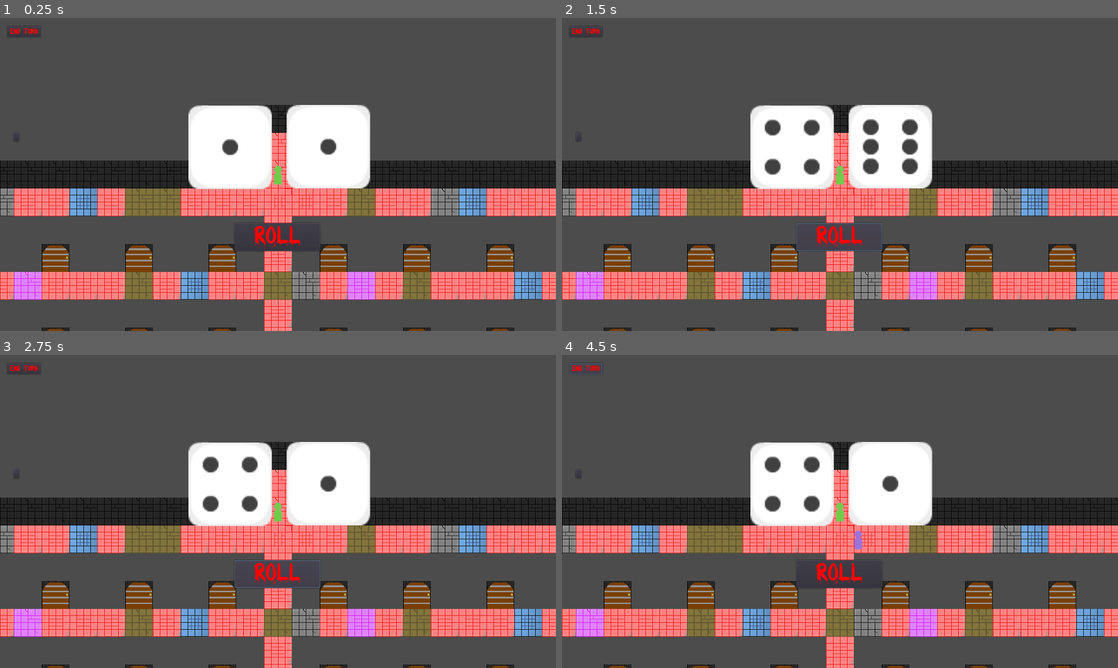
Above: before the commit, frames 1-4 (two rows, left to right).
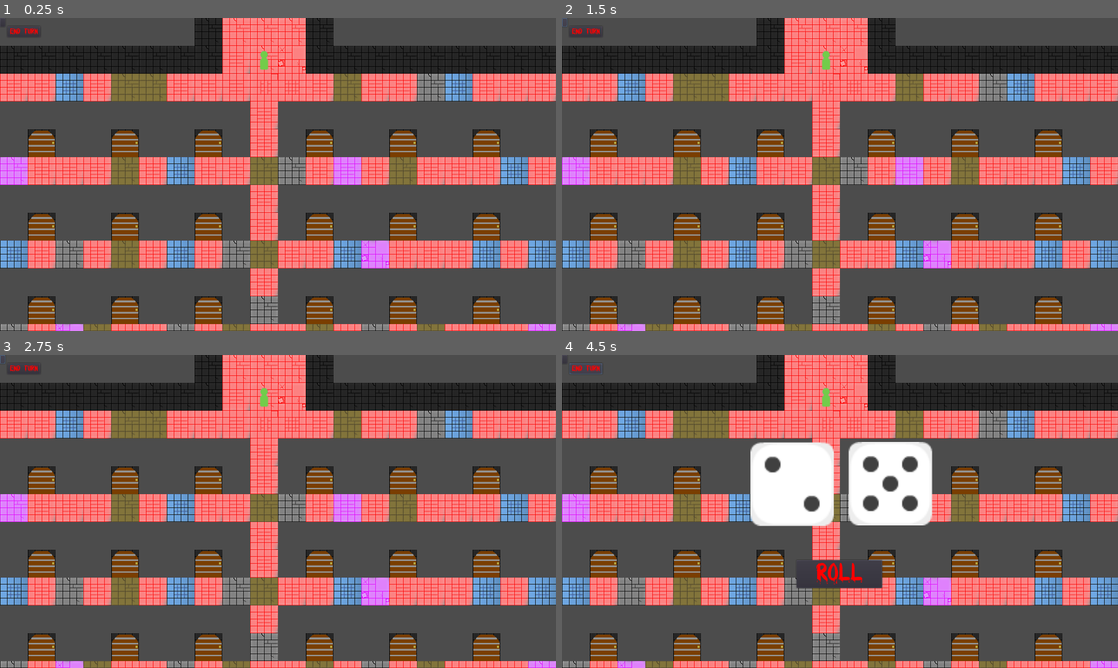
Above: after the commit, the same moments.

Repository: 44351-w22/protech-adaptation-game-sounds-good-studios
Game: Godot game, scene res://World.tscn
Same seed, same stepped clock (60 frames per second), same inputs: the game is played once before the commit and once after it.
Inputs (mouse positions are in pixels of both pictures, inside the frame that each line leads up to; where the layout moved, square brackets give the same spot in the first picture):
- Up to frame 1 (0.25 s): no input
- Up to frame 2 (1.5 s): click (578, 136) at 0.52 s; click (562, 21) [840, 237] at 1.25 s
- Up to frame 3 (2.75 s): hold Right (ui_right) from 2.03 s (still down)
- Up to frame 4 (4.5 s): release Right (ui_right) at 2.75 s; click "End Turn" at 2.75 s; hold Down (ui_down) 3.53-4.28 s; tap Enter at 4.25 s; hold Right (ui_right) from 4.28 s (still down)

The runs differ from the first frame. In frame 1, 71% of the frame differs, in the area x 0-100%, y 0-100%; in frame 2, 71%; in frame 3, 71%; in frame 4, 63%.
Error after the commit: Attempt to call function 'get_parent' in base 'null instance' on a null instance. (res://World.gd:36)

Commit message:
Began work on Keys for Mazes

Diff:
--- a/World.tscn
+++ b/World.tscn
@@ -7,15 +7,491 @@
 [ext_resource path="res://Dice_Roller.tscn" type="PackedScene" id=5]
 [ext_resource path="res://assets/BLOODY.TTF" type="DynamicFontData" id=6]
 [ext_resource path="res://OutSideTileMap.tscn" type="PackedScene" id=7]
-
-[sub_resource type="DynamicFont" id=1]
+[ext_resource path="res://assets/Tiles/Black Room.png" type="Texture" id=8]
+[ext_resource path="res://assets/dice/dieWhite5.png" type="Texture" id=9]
+[ext_resource path="res://assets/dice/dieWhite2.png" type="Texture" id=10]
+[ext_resource path="res://assets/Tiles/Light Gray Brick Floor.png" type="Texture" id=11]
+[ext_resource path="res://assets/Tiles/Yellow Brick Floor.png" type="Texture" id=12]
+[ext_resource path="res://assets/Tiles/Red Brick Floor.png" type="Texture" id=13]
+[ext_resource path="res://assets/Tiles/Pale Blue Brick Floor.png" type="Texture" id=14]
+[ext_resource path="res://assets/Tiles/Purple Brick Floor.png" type="Texture" id=15]
+[ext_resource path="res://Tiles.gd" type="Script" id=16]
+[ext_resource path="res://assets/Door/Door2.png" type="Texture" id=17]
+[ext_resource path="res://assets/Door/MasterDoor.png" type="Texture" id=18]
+[ext_resource path="res://Dice_Roller.gd" type="Script" id=19]
+[ext_resource path="res://Player.gd" type="Script" id=20]
+[ext_resource path="res://assets/players/pieceBlue_single18.png" type="Texture" id=21]
+[ext_resource path="res://assets/players/piecePurple_single01.png" type="Texture" id=22]
+[ext_resource path="res://assets/players/pieceWhite_single00.png" type="Texture" id=23]
+[ext_resource path="res://assets/players/pieceGreen_single00.png" type="Texture" id=24]
+
+[sub_resource type="ConvexPolygonShape2D" id=8]
+points = PoolVector2Array( 0, 0, 64, 0, 64, 64, 0, 64 )
+
+[sub_resource type="ConvexPolygonShape2D" id=9]
+points = PoolVector2Array( 0, 0, 64, 0, 64, 64, 0, 64 )
+
+[sub_resource type="ConvexPolygonShape2D" id=10]
+points = PoolVector2Array( 0, 0, 64, 0, 64, 64, 0, 64 )
+
+[sub_resource type="ConvexPolygonShape2D" id=11]
+points = PoolVector2Array( 0, 0, 64, 0, 64, 64, 0, 64 )
+
+[sub_resource type="ConvexPolygonShape2D" id=12]
+points = PoolVector2Array( 0, 0, 64, 0, 64, 64, 0, 64 )
+
+[sub_resource type="ConvexPolygonShape2D" id=13]
+points = PoolVector2Array( 0, 0, 64, 0, 64, 64, 0, 64 )
+
+[sub_resource type="ConvexPolygonShape2D" id=14]
+points = PoolVector2Array( 0, 0, 64, 0, 64, 64, 0, 64 )
+
+[sub_resource type="ConvexPolygonShape2D" id=15]
+points = PoolVector2Array( 0, 0, 64, 0, 64, 64, 0, 64 )
+
+[sub_resource type="ConvexPolygonShape2D" id=16]
+points = PoolVector2Array( 0, 0, 64, 0, 64, 64, 0, 64 )
+
+[sub_resource type="ConvexPolygonShape2D" id=17]
+points = PoolVector2Array( 0, 0, 64, 0, 64, 64, 0, 64 )
+
+[sub_resource type="ConvexPolygonShape2D" id=18]
+points = PoolVector2Array( 0, 0, 64, 0, 64, 64, 0, 64 )
+
+[sub_resource type="ConvexPolygonShape2D" id=19]
+points = PoolVector2Array( 0, 0, 64, 0, 64, 64, 0, 64 )
+
+[sub_resource type="ConvexPolygonShape2D" id=20]
+points = PoolVector2Array( 0, 0, 64, 0, 64, 64, 0, 64 )
+
+[sub_resource type="ConvexPolygonShape2D" id=21]
+points = PoolVector2Array( 0, 0, 64, 0, 64, 64, 0, 64 )
+
+[sub_resource type="ConvexPolygonShape2D" id=22]
+points = PoolVector2Array( 0, 0, 64, 0, 64, 64, 0, 64 )
+
+[sub_resource type="ConvexPolygonShape2D" id=23]
+points = PoolVector2Array( 0, 0, 64, 0, 64, 64, 0, 64 )
+
+[sub_resource type="ConvexPolygonShape2D" id=24]
+points = PoolVector2Array( 0, 0, 64, 0, 64, 64, 0, 64 )
+
+[sub_resource type="ConvexPolygonShape2D" id=25]
+points = PoolVector2Array( 0, 0, 64, 0, 64, 64, 0, 64 )
+
+[sub_resource type="ConvexPolygonShape2D" id=26]
+points = PoolVector2Array( 0, 0, 64, 0, 64, 64, 0, 64 )
+
+[sub_resource type="ConvexPolygonShape2D" id=27]
+points = PoolVector2Array( 0, 0, 64, 0, 64, 64, 0, 64 )
+
+[sub_resource type="ConvexPolygonShape2D" id=28]
+points = PoolVector2Array( 0, 0, 64, 0, 64, 64, 0, 64 )
+
+[sub_resource type="ConvexPolygonShape2D" id=29]
+points = PoolVector2Array( 0, 0, 64, 0, 64, 64, 0, 64 )
+
+[sub_resource type="ConvexPolygonShape2D" id=30]
+points = PoolVector2Array( 0, 0, 64, 0, 64, 64, 0, 64 )
+
+[sub_resource type="ConvexPolygonShape2D" id=31]
+points = PoolVector2Array( 0, 0, 64, 0, 64, 64, 0, 64 )
+
+[sub_resource type="TileSet" id=1]
+0/name = "Light Gray Brick Floor.png 0"
+0/texture = ExtResource( 11 )
+0/tex_offset = Vector2( 0, 0 )
+0/modulate = Color( 1, 1, 1, 1 )
+0/region = Rect2( 0, 0, 128, 192 )
+0/tile_mode = 2
+0/autotile/icon_coordinate = Vector2( 0, 0 )
+0/autotile/tile_size = Vector2( 64, 64 )
+0/autotile/spacing = 0
+0/autotile/occluder_map = [  ]
+0/autotile/navpoly_map = [  ]
+0/autotile/priority_map = [  ]
+0/autotile/z_index_map = [  ]
+0/occluder_offset = Vector2( 0, 0 )
+0/navigation_offset = Vector2( 0, 0 )
+0/shape_offset = Vector2( 0, 0 )
+0/shape_transform = Transform2D( 1, 0, 0, 1, 0, 0 )
+0/shape = SubResource( 8 )
+0/shape_one_way = false
+0/shape_one_way_margin = 1.0
+0/shapes = [ {
+"autotile_coord": Vector2( 0, 0 ),
+"one_way": false,
+"one_way_margin": 1.0,
+"shape": SubResource( 8 ),
+"shape_transform": Transform2D( 1, 0, 0, 1, 0, 0 )
+}, {
+"autotile_coord": Vector2( 1, 0 ),
+"one_way": false,
+"one_way_margin": 1.0,
+"shape": SubResource( 9 ),
+"shape_transform": Transform2D( 1, 0, 0, 1, 0, 0 )
+}, {
+"autotile_coord": Vector2( 0, 1 ),
+"one_way": false,
+"one_way_margin": 1.0,
+"shape": SubResource( 10 ),
+"shape_transform": Transform2D( 1, 0, 0, 1, 0, 0 )
+}, {
+"autotile_coord": Vector2( 1, 1 ),
+"one_way": false,
+"one_way_margin": 1.0,
+"shape": SubResource( 11 ),
+"shape_transform": Transform2D( 1, 0, 0, 1, 0, 0 )
+}, {
+"autotile_coord": Vector2( 0, 2 ),
+"one_way": false,
+"one_way_margin": 1.0,
+"shape": SubResource( 12 ),
+"shape_transform": Transform2D( 1, 0, 0, 1, 0, 0 )
+}, {
+"autotile_coord": Vector2( 1, 2 ),
+"one_way": false,
+"one_way_margin": 1.0,
+"shape": SubResource( 13 ),
+"shape_transform": Transform2D( 1, 0, 0, 1, 0, 0 )
+} ]
+0/z_index = 0
+1/name = "Pale Blue Brick Floor.png 1"
+1/texture = ExtResource( 14 )
+1/tex_offset = Vector2( 0, 0 )
+1/modulate = Color( 1, 1, 1, 1 )
+1/region = Rect2( 0, 0, 128, 192 )
+1/tile_mode = 2
+1/autotile/icon_coordinate = Vector2( 0, 0 )
+1/autotile/tile_size = Vector2( 64, 64 )
+1/autotile/spacing = 0
+1/autotile/occluder_map = [  ]
+1/autotile/navpoly_map = [  ]
+1/autotile/priority_map = [  ]
+1/autotile/z_index_map = [  ]
+1/occluder_offset = Vector2( 0, 0 )
+1/navigation_offset = Vector2( 0, 0 )
+1/shape_offset = Vector2( 0, 0 )
+1/shape_transform = Transform2D( 1, 0, 0, 1, 0, 0 )
+1/shape = SubResource( 14 )
+1/shape_one_way = false
+1/shape_one_way_margin = 1.0
+1/shapes = [ {
+"autotile_coord": Vector2( 1, 2 ),
+"one_way": false,
+"one_way_margin": 1.0,
+"shape": SubResource( 14 ),
+"shape_transform": Transform2D( 1, 0, 0, 1, 0, 0 )
+}, {
+"autotile_coord": Vector2( 1, 0 ),
+"one_way": false,
+"one_way_margin": 1.0,
+"shape": SubResource( 15 ),
+"shape_transform": Transform2D( 1, 0, 0, 1, 0, 0 )
+}, {
+"autotile_coord": Vector2( 0, 0 ),
+"one_way": false,
+"one_way_margin": 1.0,
+"shape": SubResource( 16 ),
+"shape_transform": Transform2D( 1, 0, 0, 1, 0, 0 )
+}, {
+"autotile_coord": Vector2( 0, 1 ),
+"one_way": false,
+"one_way_margin": 1.0,
+"shape": SubResource( 17 ),
+"shape_transform": Transform2D( 1, 0, 0, 1, 0, 0 )
+}, {
+"autotile_coord": Vector2( 1, 1 ),
+"one_way": false,
+"one_way_margin": 1.0,
+"shape": SubResource( 18 ),
+"shape_transform": Transform2D( 1, 0, 0, 1, 0, 0 )
+}, {
+"autotile_coord": Vector2( 0, 2 ),
+"one_way": false,
+"one_way_margin": 1.0,
+"shape": SubResource( 19 ),
+"shape_transform": Transform2D( 1, 0, 0, 1, 0, 0 )
+} ]
+1/z_index = 0
+2/name = "Purple Brick Floor.png 2"
+2/texture = ExtResource( 15 )
+2/tex_offset = Vector2( 0, 0 )
+2/modulate = Color( 1, 1, 1, 1 )
+2/region = Rect2( 0, 0, 128, 192 )
+2/tile_mode = 2
+2/autotile/icon_coordinate = Vector2( 0, 0 )
+2/autotile/tile_size = Vector2( 64, 64 )
+2/autotile/spacing = 0
+2/autotile/occluder_map = [  ]
+2/autotile/navpoly_map = [  ]
+2/autotile/priority_map = [  ]
+2/autotile/z_index_map = [  ]
+2/occluder_offset = Vector2( 0, 0 )
+2/navigation_offset = Vector2( 0, 0 )
+2/shape_offset = Vector2( 0, 0 )
+2/shape_transform = Transform2D( 1, 0, 0, 1, 0, 0 )
+2/shape = SubResource( 20 )
+2/shape_one_way = false
+2/shape_one_way_margin = 1.0
+2/shapes = [ {
+"autotile_coord": Vector2( 0, 2 ),
+"one_way": false,
+"one_way_margin": 1.0,
+"shape": SubResource( 20 ),
+"shape_transform": Transform2D( 1, 0, 0, 1, 0, 0 )
+}, {
+"autotile_coord": Vector2( 1, 2 ),
+"one_way": false,
+"one_way_margin": 1.0,
+"shape": SubResource( 21 ),
+"shape_transform": Transform2D( 1, 0, 0, 1, 0, 0 )
+}, {
+"autotile_coord": Vector2( 0, 1 ),
+"one_way": false,
+"one_way_margin": 1.0,
+"shape": SubResource( 22 ),
+"shape_transform": Transform2D( 1, 0, 0, 1, 0, 0 )
+}, {
+"autotile_coord": Vector2( 1, 1 ),
+"one_way": false,
+"one_way_margin": 1.0,
+"shape": SubResource( 23 ),
+"shape_transform": Transform2D( 1, 0, 0, 1, 0, 0 )
+}, {
+"autotile_coord": Vector2( 1, 0 ),
+"one_way": false,
+"one_way_margin": 1.0,
+"shape": SubResource( 24 ),
+"shape_transform": Transform2D( 1, 0, 0, 1, 0, 0 )
+}, {
+"autotile_coord": Vector2( 0, 0 ),
+"one_way": false,
+"one_way_margin": 1.0,
+"shape": SubResource( 25 ),
+"shape_transform": Transform2D( 1, 0, 0, 1, 0, 0 )
+} ]
+2/z_index = 0
+3/name = "Red Brick Floor.png 3"
+3/texture = ExtResource( 13 )
+3/tex_offset = Vector2( 0, 0 )
+3/modulate = Color( 1, 1, 1, 1 )
+3/region = Rect2( 0, 0, 128, 192 )
+3/tile_mode = 2
+3/autotile/icon_coordinate = Vector2( 0, 0 )
+3/autotile/tile_size = Vector2( 64, 64 )
+3/autotile/spacing = 0
+3/autotile/occluder_map = [  ]
+3/autotile/navpoly_map = [  ]
+3/autotile/priority_map = [  ]
+3/autotile/z_index_map = [  ]
+3/occluder_offset = Vector2( 0, 0 )
+3/navigation_offset = Vector2( 0, 0 )
+3/shape_offset = Vector2( 0, 0 )
+3/shape_transform = Transform2D( 1, 0, 0, 1, 0, 0 )
+3/shape_one_way = false
+3/shape_one_way_margin = 0.0
+3/shapes = [  ]
+3/z_index = 0
+4/name = "Yellow Brick Floor.png 4"
+4/texture = ExtResource( 12 )
+4/tex_offset = Vector2( 0, 0 )
+4/modulate = Color( 1, 1, 1, 1 )
+4/region = Rect2( 0, 0, 64, 64 )
+4/tile_mode = 2
+4/autotile/icon_coordinate = Vector2( 0, 0 )
+4/autotile/tile_size = Vector2( 64, 64 )
+4/autotile/spacing = 0
+4/autotile/occluder_map = [  ]
+4/autotile/navpoly_map = [  ]
+4/autotile/priority_map = [  ]
+4/autotile/z_index_map = [  ]
+4/occluder_offset = Vector2( 0, 0 )
+4/navigation_offset = Vector2( 0, 0 )
+4/shape_offset = Vector2( 0, 0 )
+4/shape_transform = Transform2D( 1, 0, 0, 1, 0, 0 )
+4/shape = SubResource( 26 )
+4/shape_one_way = false
+4/shape_one_way_margin = 1.0
+4/shapes = [ {
+"autotile_coord": Vector2( 0, 0 ),
+"one_way": false,
+"one_way_margin": 1.0,
+"shape": SubResource( 26 ),
+"shape_transform": Transform2D( 1, 0, 0, 1, 0, 0 )
+}, {
+"autotile_coord": Vector2( 1, 0 ),
+"one_way": false,
+"one_way_margin": 1.0,
+"shape": SubResource( 27 ),
+"shape_transform": Transform2D( 1, 0, 0, 1, 0, 0 )
+}, {
+"autotile_coord": Vector2( 0, 1 ),
+"one_way": false,
+"one_way_margin": 1.0,
+"shape": SubResource( 28 ),
+"shape_transform": Transform2D( 1, 0, 0, 1, 0, 0 )
+}, {
+"autotile_coord": Vector2( 1, 1 ),
+"one_way": false,
+"one_way_margin": 1.0,
+"shape": SubResource( 29 ),
+"shape_transform": Transform2D( 1, 0, 0, 1, 0, 0 )
+}, {
+"autotile_coord": Vector2( 1, 2 ),
+"one_way": false,
+"one_way_margin": 1.0,
+"shape": SubResource( 30 ),
+"shape_transform": Transform2D( 1, 0, 0, 1, 0, 0 )
+}, {
+"autotile_coord": Vector2( 0, 2 ),
+"one_way": false,
+"one_way_margin": 1.0,
+"shape": SubResource( 31 ),
+"shape_transform": Transform2D( 1, 0, 0, 1, 0, 0 )
+} ]
+4/z_index = 0
+
+[sub_resource type="TileSet" id=32]
+0/name = "Door2.png 0"
+0/texture = ExtResource( 17 )
+0/tex_offset = Vector2( 0, 0 )
+0/modulate = Color( 1, 1, 1, 1 )
+0/region = Rect2( 0, 0, 64, 64 )
+0/tile_mode = 0
+0/occluder_offset = Vector2( 0, 0 )
+0/navigation_offset = Vector2( 0, 0 )
+0/shape_offset = Vector2( 0, 0 )
+0/shape_transform = Transform2D( 1, 0, 0, 1, 0, 0 )
+0/shape_one_way = false
+0/shape_one_way_margin = 0.0
+0/shapes = [  ]
+0/z_index = 0
+1/name = "MasterDoor.png 1"
+1/texture = ExtResource( 18 )
+1/tex_offset = Vector2( 0, 0 )
+1/modulate = Color( 1, 1, 1, 1 )
+1/region = Rect2( 0, 0, 192, 192 )
+1/tile_mode = 0
+1/occluder_offset = Vector2( 0, 0 )
+1/navigation_offset = Vector2( 0, 0 )
+1/shape_offset = Vector2( 0, 0 )
+1/shape_transform = Transform2D( 1, 0, 0, 1, 0, 0 )
+1/shape_one_way = false
+1/shape_one_way_margin = 0.0
+1/shapes = [  ]
+1/z_index = 0
+
+[sub_resource type="RectangleShape2D" id=33]
+extents = Vector2( 14, 24 )
+
+[sub_resource type="DynamicFont" id=34]
+size = 52
 font_data = ExtResource( 6 )
 
 [sub_resource type="InputEventAction" id=2]
-action = "end_turn"
+action = "ui_select"
 
 [sub_resource type="ShortCut" id=3]
 shortcut = SubResource( 2 )
+
+[sub_resource type="DynamicFont" id=35]
+font_data = ExtResource( 6 )
+
+[sub_resource type="InputEventAction" id=36]
+action = "end_turn"
+
+[sub_resource type="ShortCut" id=37]
+shortcut = SubResource( 36 )
+
+[sub_resource type="ConvexPolygonShape2D" id=38]
+points = PoolVector2Array( 0, 0, 64, 0, 64, 64, 0, 64 )
+
+[sub_resource type="ConvexPolygonShape2D" id=39]
+points = PoolVector2Array( 0, 0, 64, 0, 64, 64, 0, 64 )
+
+[sub_resource type="ConvexPolygonShape2D" id=40]
+points = PoolVector2Array( 0, 0, 64, 0, 64, 64, 0, 64 )
+
+[sub_resource type="ConvexPolygonShape2D" id=4]
+points = PoolVector2Array( 0, 0, 64, 0, 64, 64, 0, 64 )
+
+[sub_resource type="ConvexPolygonShape2D" id=5]
+points = PoolVector2Array( 0, 0, 64, 0, 64, 64, 0, 64 )
+
+[sub_resource type="ConvexPolygonShape2D" id=6]
+points = PoolVector2Array( 0, 0, 64, 0, 64, 64, 0, 64 )
+
+[sub_resource type="ConvexPolygonShape2D" id=41]
+points = PoolVector2Array( 0, 0, 64, 0, 64, 64, 0, 64 )
+
+[sub_resource type="TileSet" id=7]
+0/name = "Black Room.png 0"
+0/texture = ExtResource( 8 )
+0/tex_offset = Vector2( 0, 0 )
+0/modulate = Color( 1, 1, 1, 1 )
+0/region = Rect2( 0, 0, 128, 192 )
+0/tile_mode = 1
+0/autotile/bitmask_mode = 0
+0/autotile/bitmask_flags = [  ]
+0/autotile/icon_coordinate = Vector2( 0, 0 )
+0/autotile/tile_size = Vector2( 64, 64 )
+0/autotile/spacing = 0
+0/autotile/occluder_map = [  ]
+0/autotile/navpoly_map = [  ]
+0/autotile/priority_map = [  ]
+0/autotile/z_index_map = [  ]
+0/occluder_offset = Vector2( 0, 0 )
+0/navigation_offset = Vector2( 0, 0 )
+0/shape_offset = Vector2( 0, 0 )
+0/shape_transform = Transform2D( 1, 0, 0, 1, 0, 0 )
+0/shape = SubResource( 38 )
+0/shape_one_way = false
+0/shape_one_way_margin = 1.0
+0/shapes = [ {
+"autotile_coord": Vector2( 0, 0 ),
+"one_way": false,
+"one_way_margin": 1.0,
+"shape": SubResource( 38 ),
+"shape_transform": Transform2D( 1, 0, 0, 1, 0, 0 )
+}, {
+"autotile_coord": Vector2( 1, 0 ),
+"one_way": false,
+"one_way_margin": 1.0,
+"shape": SubResource( 39 ),
+"shape_transform": Transform2D( 1, 0, 0, 1, 0, 0 )
+}, {
+"autotile_coord": Vector2( 0, 1 ),
+"one_way": false,
+"one_way_margin": 1.0,
+"shape": SubResource( 40 ),
+"shape_transform": Transform2D( 1, 0, 0, 1, 0, 0 )
+}, {
+"autotile_coord": Vector2( 1, 1 ),
+"one_way": false,
+"one_way_margin": 1.0,
+"shape": SubResource( 4 ),
+"shape_transform": Transform2D( 1, 0, 0, 1, 0, 0 )
+}, {
+"autotile_coord": Vector2( 0, 2 ),
+"one_way": false,
+"one_way_margin": 1.0,
+"shape": SubResource( 5 ),
+"shape_transform": Transform2D( 1, 0, 0, 1, 0, 0 )
+}, {
+"autotile_coord": Vector2( 1, 2 ),
+"one_way": false,
+"one_way_margin": 1.0,
+"shape": SubResource( 6 ),
+"shape_transform": Transform2D( 1, 0, 0, 1, 0, 0 )
+}, {
+"autotile_coord": Vector2( 1, 2 ),
+"one_way": false,
+"one_way_margin": 1.0,
+"shape": SubResource( 41 ),
+"shape_transform": Transform2D( 1, 0, 0, 1, 0, 0 )
+} ]
+0/z_index = 0
 
 [node name="World" type="Node"]
 script = ExtResource( 4 )
@@ -34,28 +510,164 @@
 "_edit_use_anchors_": false
 }
 
-[node name="TileMap" parent="." instance=ExtResource( 1 )]
+[node name="TileMap" type="TileMap" parent="." instance=ExtResource( 1 )]
+tile_set = SubResource( 1 )
+cell_tile_origin = 1
+show_collision = true
 collision_layer = 0
 collision_mask = 0
+occluder_light_mask = 0
+format = 1
 tile_data = PoolIntArray( -720880, 0, 0, -655344, 0, 0, -589807, 0, 0, -524271, 0, 0, -131065, 5, 0, -131064, 5, 0, -13 …(11420 unchanged characters)…
-
-[node name="Doors" parent="." instance=ExtResource( 2 )]
+script = ExtResource( 16 )
+
+[node name="Doors" type="TileMap" parent="." instance=ExtResource( 2 )]
+tile_set = SubResource( 32 )
+cell_quadrant_size = 64
+format = 1
 tile_data = PoolIntArray( 327675, 0, 0, 327678, 0, 0, 262145, 0, 0, 262148, 0, 0, 262151, 0, 0, 262155, 0, 0, 262158, 0 …(632 unchanged characters)…
 
 [node name="Player4" parent="." instance=ExtResource( 3 )]
+position = Vector2( 608, 96 )
+collision_layer = 0
+script = ExtResource( 20 )
+movesLeft = 0
+
+[node name="CollisionShape2D" parent="Player4" index="0"]
+shape = SubResource( 33 )
+
+[node name="Sprite" parent="Player4" index="3"]
+texture = ExtResource( 23 )
+
+[node name="Left" parent="Player4" index="4"]
+rotation = 1.5708
+collide_with_areas = true
+
+[node name="Up" parent="Player4" index="5"]
+rotation = 3.14159
+collide_with_areas = true
+
+[node name="Right" parent="Player4" index="6"]
+rotation = 4.71239
+collide_with_areas = true
 
 [node name="Player3" parent="." instance=ExtResource( 3 )]
+position = Vector2( 608, 96 )
+collision_layer = 0
+script = ExtResource( 20 )
+movesLeft = 0
+
+[node name="CollisionShape2D" parent="Player3" index="0"]
+shape = SubResource( 33 )
+
+[node name="Sprite" parent="Player3" index="3"]
+texture = ExtResource( 21 )
+
+[node name="Left" parent="Player3" index="4"]
+rotation = 1.5708
+collide_with_areas = true
+
+[node name="Up" parent="Player3" index="5"]
+rotation = 3.14159
+collide_with_areas = true
+
+[node name="Right" parent="Player3" index="6"]
+rotation = 4.71239
+collide_with_areas = true
 
 [node name="Player2" parent="." instance=ExtResource( 3 )]
+position = Vector2( 608, 96 )
+collision_layer = 0
+script = ExtResource( 20 )
+movesLeft = 0
+
+[node name="CollisionShape2D" parent="Player2" index="0"]
+shape = SubResource( 33 )
+
+[node name="Sprite" parent="Player2" index="3"]
+texture = ExtResource( 22 )
+
+[node name="Left" parent="Player2" index="4"]
+rotation = 1.5708
+collide_with_areas = true
+
+[node name="Up" parent="Player2" index="5"]
+rotation = 3.14159
+collide_with_areas = true
+
+[node name="Right" parent="Player2" index="6"]
+rotation = 4.71239
+collide_with_areas = true
 
 [node name="Player1" parent="." instance=ExtResource( 3 )]
-
-[node name="GameCam" type="Camera2D" parent="."]
-current = true
+position = Vector2( 352, 160 )
+collision_layer = 0
+script = ExtResource( 20 )
+movesLeft = 0
+
+[node name="CollisionShape2D" parent="Player1" index="0"]
+shape = SubResource( 33 )
+
+[node name="Down" parent="Player1" index="1"]
+cast_to = Vector2( 64, 0 )
+
+[node name="Sprite" parent="Player1" index="3"]
+texture = ExtResource( 24 )
+
+[node name="Left" parent="Player1" index="4"]
+rotation = 1.5708
+collide_with_areas = true
+
+[node name="Up" parent="Player1" index="5"]
+rotation = 3.14159
+collide_with_areas = true
+
+[node name="Right" parent="Player1" index="6"]
+rotation = 4.71239
+collide_with_areas = true
 
 [node name="CanvasLayer" type="CanvasLayer" parent="."]
 
 [node name="Dice_Roller" parent="CanvasLayer" instance=ExtResource( 5 )]
+visible = false
+anchor_right = 1.0
+anchor_bottom = 1.0
+script = ExtResource( 19 )
+__meta__ = {
+"_edit_use_anchors_": false
+}
+totalRoll = 7
+
+[node name="DiceA" parent="CanvasLayer/Dice_Roller" index="0"]
+position = Vector2( 530, 297 )
+scale = Vector2( 3, 3 )
+texture = ExtResource( 10 )
+
+[node name="DiceB" parent="CanvasLayer/Dice_Roller" index="1"]
+position = Vector2( 756, 296 )
+scale = Vector2( 3, 3 )
+texture = ExtResource( 9 )
+
+[node name="Button" parent="CanvasLayer/Dice_Roller" index="2"]
+anchor_left = 0.5
+anchor_top = 1.0
+anchor_right = 0.5
+anchor_bottom = 1.0
+margin_left = -100.0
+margin_top = -248.0
+margin_right = 97.0
+margin_bottom = -184.0
+custom_colors/font_color_disabled = Color( 1, 0, 0, 1 )
+custom_colors/font_color_focus = Color( 1, 0, 0, 1 )
+custom_colors/font_color = Color( 1, 0, 0, 1 )
+custom_colors/font_color_hover = Color( 1, 0, 0, 1 )
+custom_colors/font_color_pressed = Color( 1, 0, 0, 1 )
+custom_fonts/font = SubResource( 34 )
+shortcut = SubResource( 3 )
+text = "ROLL"
+__meta__ = {
+"_edit_use_anchors_": false
+}
 
 [node name="EndTurn" type="Button" parent="CanvasLayer"]
 margin_left = 17.0
@@ -67,14 +679,16 @@
 custom_colors/font_color = Color( 1, 0, 0, 1 )
 custom_colors/font_color_hover = Color( 1, 0, 0, 1 )
 custom_colors/font_color_pressed = Color( 1, 0, 0, 1 )
-custom_fonts/font = SubResource( 1 )
-shortcut = SubResource( 3 )
+custom_fonts/font = SubResource( 35 )
+shortcut = SubResource( 37 )
 text = "End Turn"
 __meta__ = {
 "_edit_use_anchors_": false
 }
 
-[node name="OutSideTileMap" parent="." instance=ExtResource( 7 )]
+[node name="OutSideTileMap" type="TileMap" parent="." instance=ExtResource( 7 )]
+tile_set = SubResource( 7 )
+format = 1
 tile_data = PoolIntArray( -65529, 0, 0, -65528, 0, 0, -65527, 0, 0, -65526, 0, 0, -65525, 0, 0, 7, 0, 0, 11, 0, 0, 1310 …(1545 unchanged characters)…
 
 [connection signal="Collision" from="Player4" to="." method="_on_Player1_Collision"]
@@ -82,6 +696,7 @@
 [connection signal="Collision" from="Player2" to="." method="_on_Player1_Collision"]
 [connection signal="Collision" from="Player1" to="." method="_on_Player1_Collision"]
 [connection signal="pressed" from="CanvasLayer/Dice_Roller/Button" to="." method="_on_Button_pressed"]
+[connection signal="pressed" from="CanvasLayer/Dice_Roller/Button" to="CanvasLayer/Dice_Roller" method="_on_Button_pressed"]
 [connection signal="pressed" from="CanvasLayer/EndTurn" to="." method="_on_EndTurn_pressed"]
 
 [editable path="Player4"]
Binary file added: FindTheKey_Minigame1/Maze_Keys/Maze1_Key.png
Binary file added: FindTheKey_Minigame1/Maze_Keys/Maze2_Key.png
Binary file added: FindTheKey_Minigame1/Maze_Keys/Maze3_Key.png
Binary file added: FindTheKey_Minigame1/Maze_Keys/Maze4_Key.png
Not shown: 1 places in World.tscn that only renumber resources
Not shown, added: FindTheKey_Minigame1/GIMP_Maze_keys/Maze1.xcf
Not shown, added: FindTheKey_Minigame1/GIMP_Maze_keys/Maze2.xcf
Not shown, added: FindTheKey_Minigame1/GIMP_Maze_keys/Maze3.xcf
Not shown, added: FindTheKey_Minigame1/GIMP_Maze_keys/Maze4.xcf
Not shown, added: FindTheKey_Minigame1/GIMP_Maze_keys/Maze5.xcf
